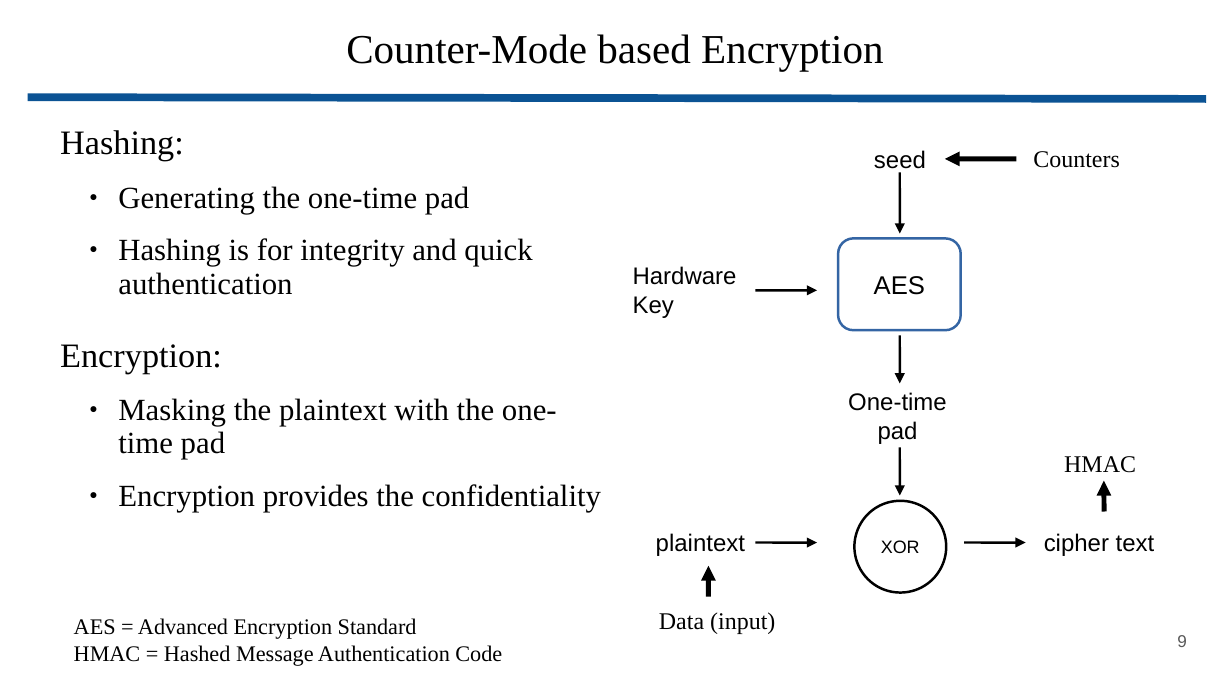
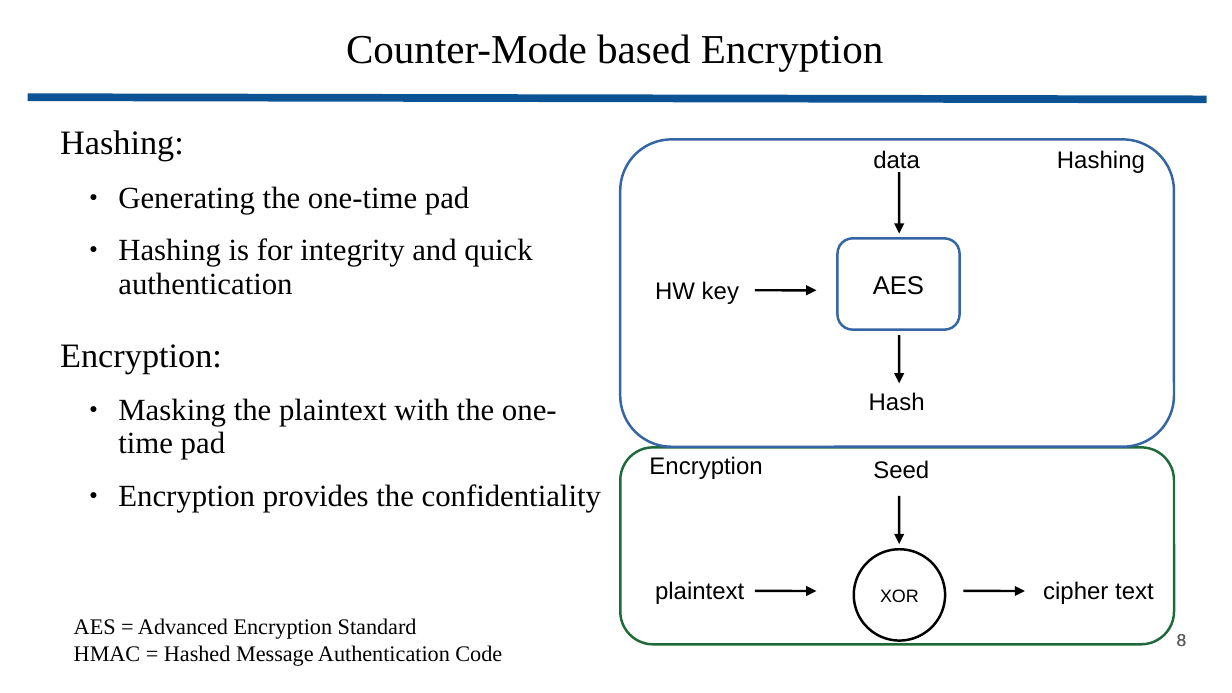
Before and after one commit to wbuziak/grad-research, a slide deck: slide 8 of resources/presentations/secure_mem_masters.pptx (slide 9 before the commit). Drawn at 1232x693 pixels with LibreOffice and Linux fonts; fonts in the diff are those of the drawing. Boxes give left, top, right and bottom in pixels: in the first picture for what was removed or moved away, otherwise in the second. Text is boxed around its words. In the diff, an @@ line names an element or a change of style, - is before the commit and + after.

```diff
--- a/resources/presentations/secure_mem_masters.pptx
+++ b/resources/presentations/secure_mem_masters.pptx
@@ rounded rectangle added at box(620, 139, 1173, 446), fill #FFFFFF, outline #3465A4 1.45 pt @@
@@ text at box(873, 150, 920, 173): text changed; font Times New Roman to Arial @@
-Data (input)
+data
@@ arrow removed from (1016, 159) to (945, 159) @@
@@ text removed at box(1033, 151, 1120, 168) @@
-Counters
@@ text added at box(1057, 150, 1145, 173), 14 pt, text #000000 @@
+Hashing
@@ text added at box(655, 281, 739, 304), 14 pt, text #000000 @@
+HW key
@@ text at box(869, 392, 925, 411): text changed @@
-One-time pad
+Hash
@@ rounded rectangle added at box(620, 447, 1173, 644), fill #FFFFFF, outline #1E6A39 1.45 pt @@
@@ text added at box(649, 456, 762, 479), 14 pt, text #000000 @@
+Encryption
@@ text at box(873, 460, 929, 479): text changed @@
-seed
+Seed
@@ text removed at box(1064, 456, 1136, 473) @@
-HMAC
@@ 3 arrows, 2 texts, 1 ellipse: place and size @@
-3 arrows, 2 texts, 1 ellipse at box(656, 447, 1155, 593)
+3 arrows, 2 texts, 1 ellipse at box(655, 496, 1154, 641)
@@ arrow removed from (1104, 511) to (1104, 480) @@
@@ arrow removed from (708, 596) to (708, 565) @@
@@ page number added at box(1126, 615, 1198, 665), 10 pt, text #595959 @@
+8
@@ page number at box(1177, 634, 1187, 647): text changed @@
-9
+8
```
Also in this commit, not shown: 13 other slides changed, 8 slides added, 10 slides removed, 23 other files.
